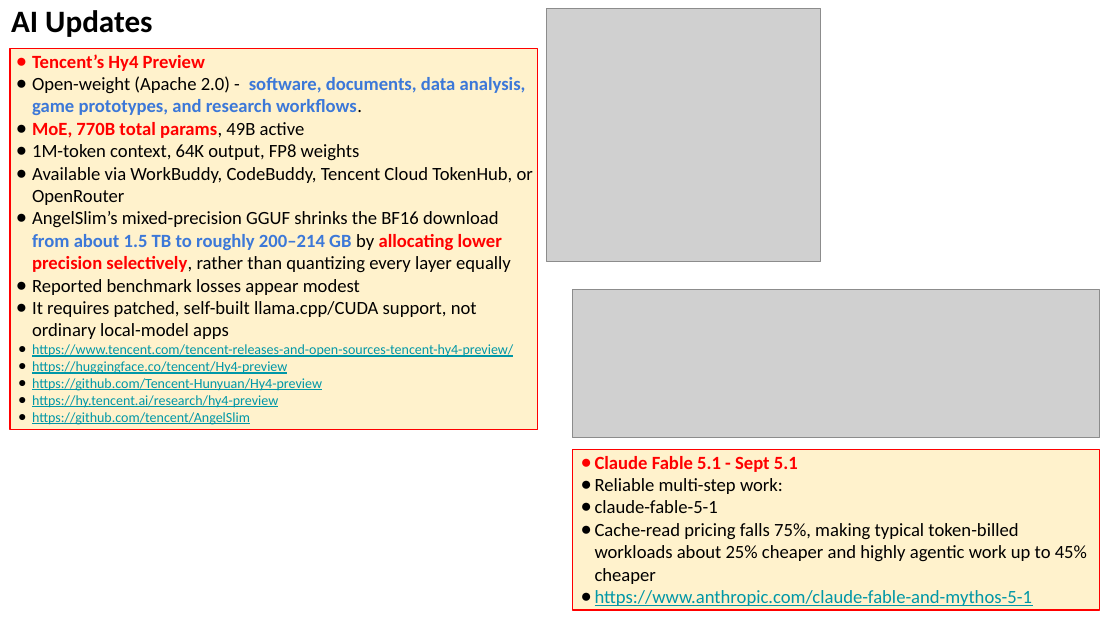
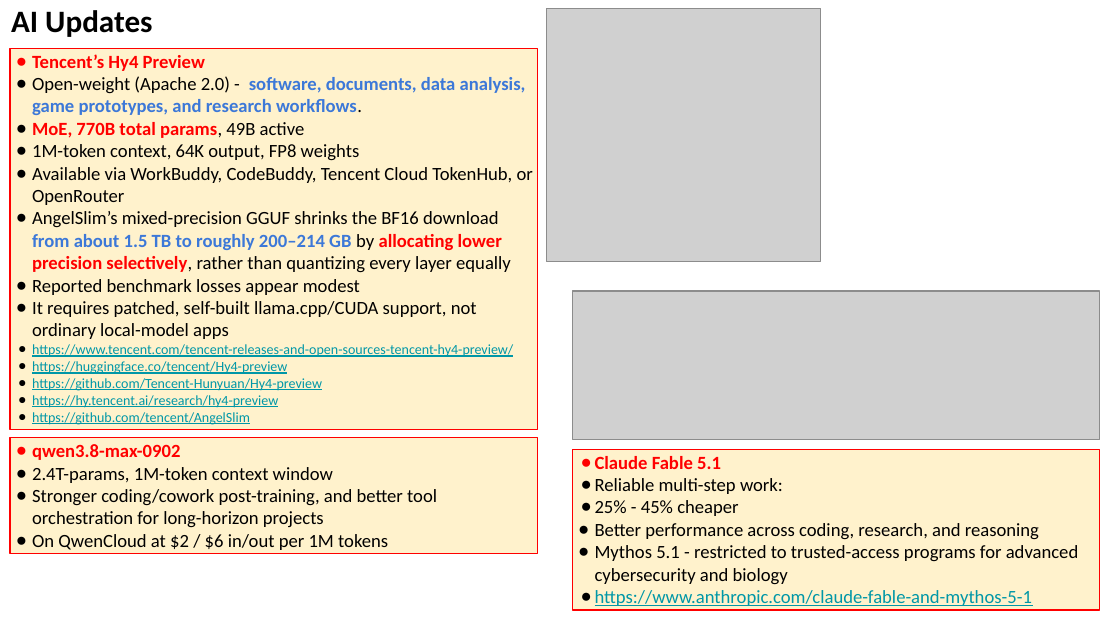
Before and after one commit to lselector/seminar, a slide deck: slide 6 of 2026/2026-09-04-AI-Updates.pptx. Drawn at 1120x630 pixels with LibreOffice and Linux fonts; fonts in the diff are those of the drawing; grey boxes stand for pictures. Boxes give left, top, right and bottom in pixels: in the first picture for what was removed or moved away, otherwise in the second. Text is boxed around its words. In the diff, an @@ line names an element or a change of style, - is before the commit and + after.

```diff
--- a/2026/2026-09-04-AI-Updates.pptx
+++ b/2026/2026-09-04-AI-Updates.pptx
@@ rectangle added at [10, 438, 538, 553], fill #FFF2CC, outline #FF0000 0.75 pt, 12 pt, text #000000 @@
+● qwen3.8-max-0902
+● 2.4T-params, 1M-token context window
+● Stronger coding/cowork post-training, and better tool orchestration for long-horizon projects
+● On QwenCloud at $2 / $6 in/out per 1M tokens
@@ text in rectangle at [595, 456, 721, 469]: text changed @@
-● Claude Fable 5.1 - Sept 5.1
+● Claude Fable 5.1
@@ text in rectangle at [595, 500, 1079, 585]: text changed @@
-● claude-fable-5-1
-● Cache-read pricing falls 75%, making typical token-billed workloads about 25% cheaper and highly agentic work up to 45% cheaper
+● 25% - 45% cheaper
+● Better performance across coding, research, and reasoning
+● Mythos 5.1 - restricted to trusted-access programs for advanced cybersecurity and biology
```
Also in this commit, not shown: 7 other slides changed, 2 slides added.
